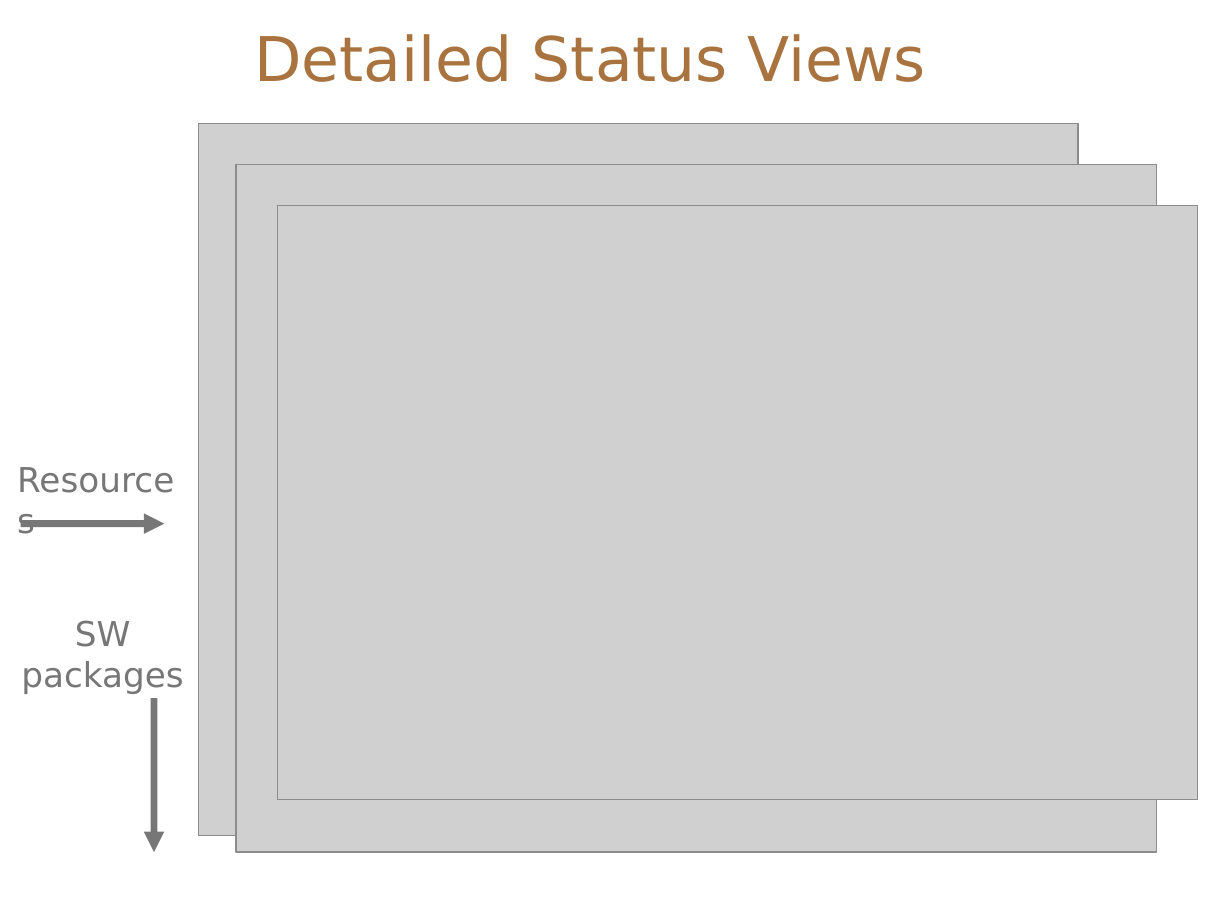
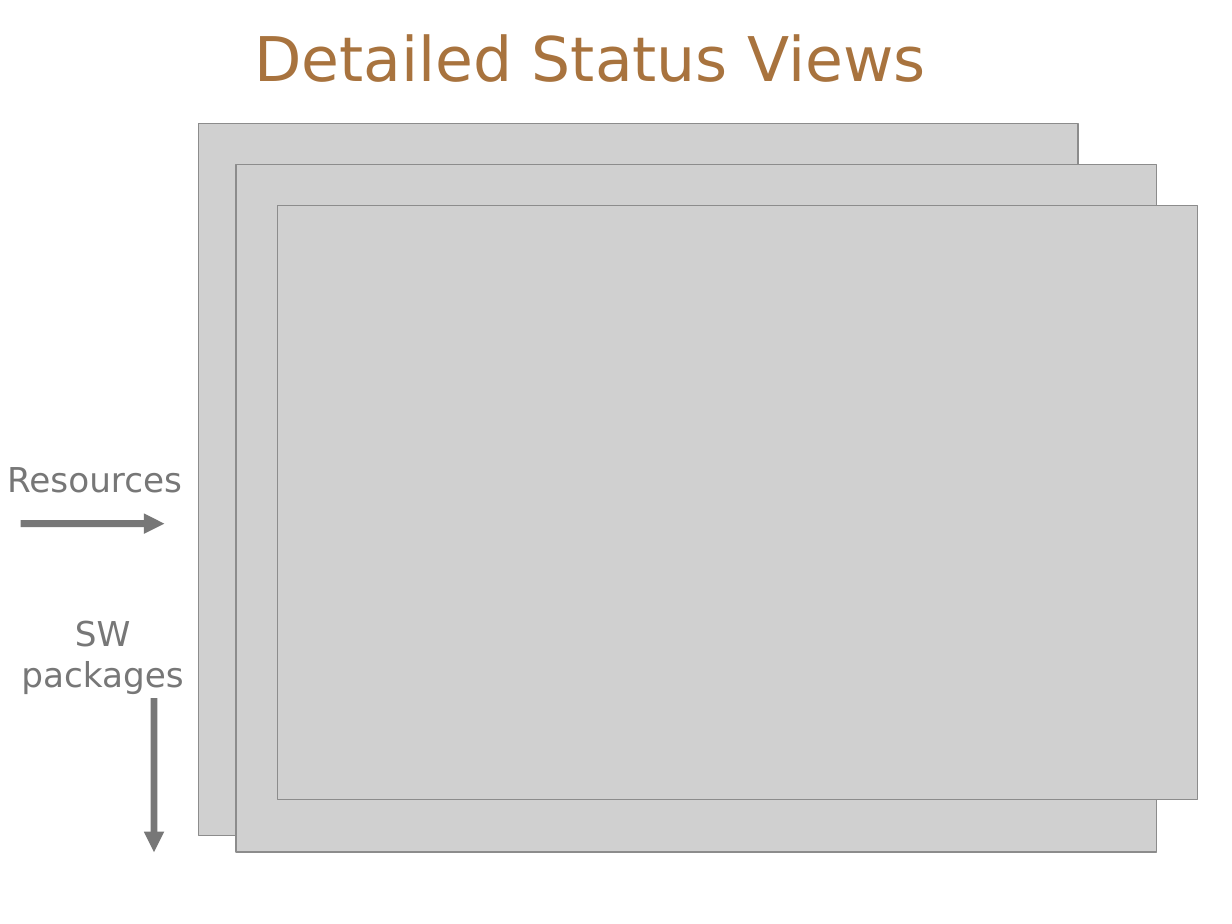
Before and after one commit to IncaProject/inca-xsede, a slide deck: slide 13 of talks/inca_sc05.ppt (slide 10 before the commit). Drawn at 1232x924 pixels with LibreOffice and Linux fonts; fonts in the diff are those of the drawing; grey boxes stand for pictures. Boxes give left, top, right and bottom in pixels: in the first picture for what was removed or moved away, otherwise in the second. Text is boxed around its words. In the diff, an @@ line names an element or a change of style, - is before the commit and + after.

```diff
--- a/talks/inca_sc05.ppt
+++ b/talks/inca_sc05.ppt
@@ text "Resources" rewrapped from <box>5,452,195,506</box> to <box>7,467,182,493</box> @@
```
Also in this commit, not shown: 11 other slides changed, 2 slides added.
